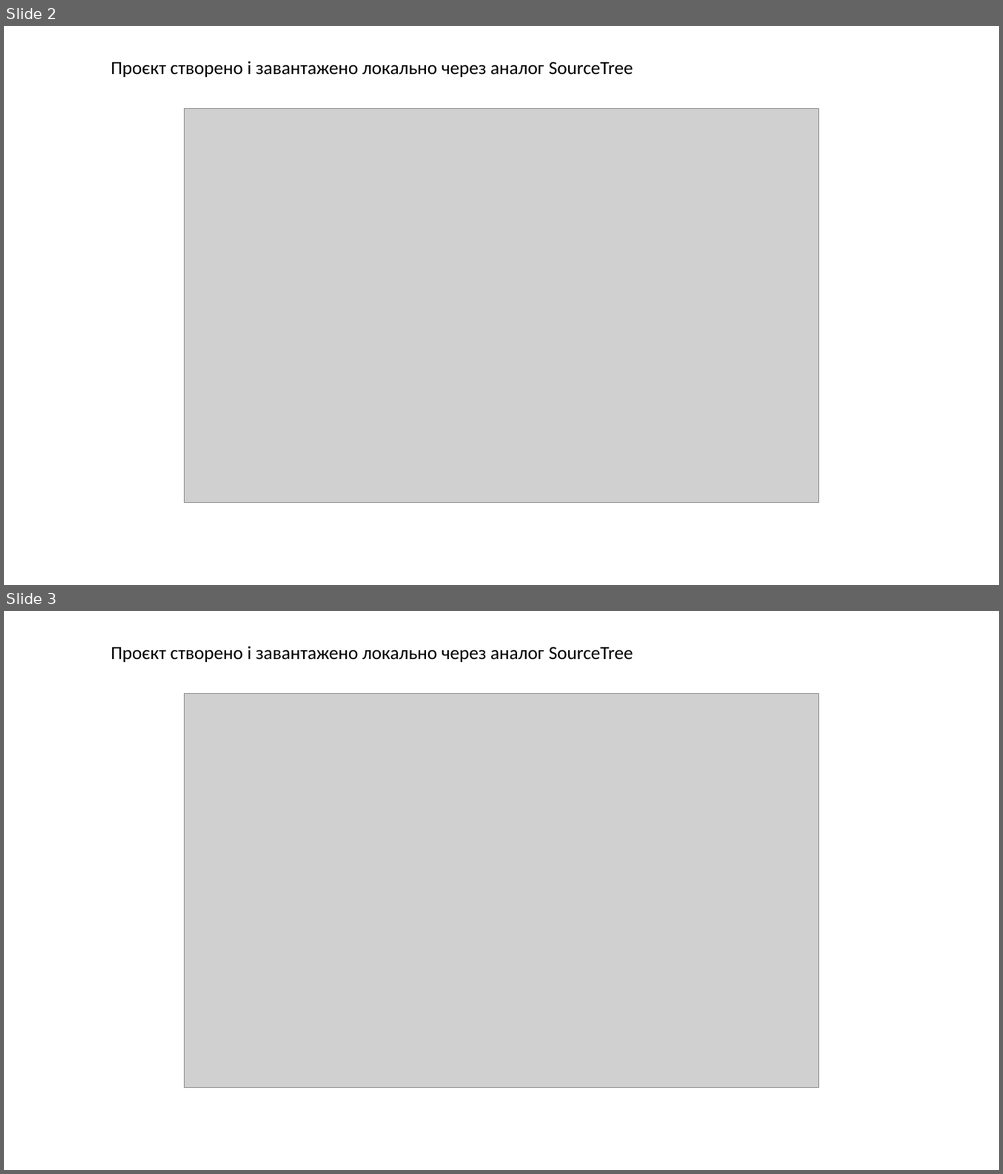
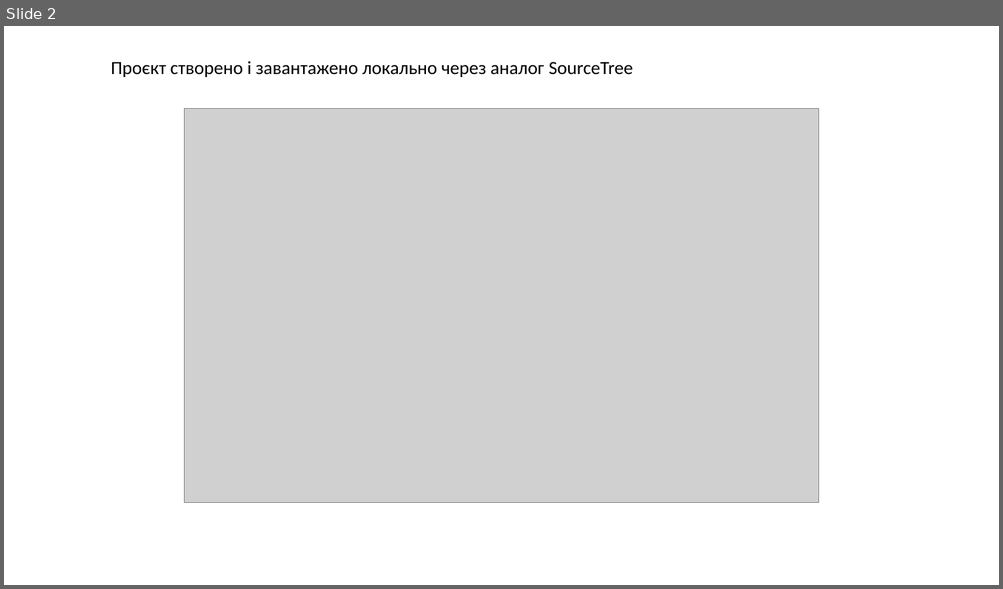
Before and after one commit to Urrba/Tech-Mind-Homework, a slide deck: Homework 3_Yevhenii Urbanas.pptx. Shown one above the other, each under a label of ours: slides 2 and 3 before the commit, slide 2 after it. The pictures are 1003x1174 and 1003x589 pixels, drawn with LibreOffice and Linux fonts; fonts in the diff are those of the drawing; grey boxes stand for pictures. Boxes give left, top, right and bottom in pixels: in the first picture for what was removed or moved away, otherwise in the second. Text is boxed around its words. In the diff, an @@ line names an element or a change of style, - is before the commit and + after.

```diff
--- a/Homework 3_Yevhenii Urbanas.pptx
+++ b/Homework 3_Yevhenii Urbanas.pptx
@@ slide 3 removed at box(4, 611, 999, 1170), background #FFFFFF @@
@@ text removed at box(111, 646, 633, 662) @@
-Проєкт створено і завантажено локально через аналог SourceTree
@@ picture removed at box(185, 693, 819, 1088) @@
```
Also in this commit, not shown: 3 slides added.
